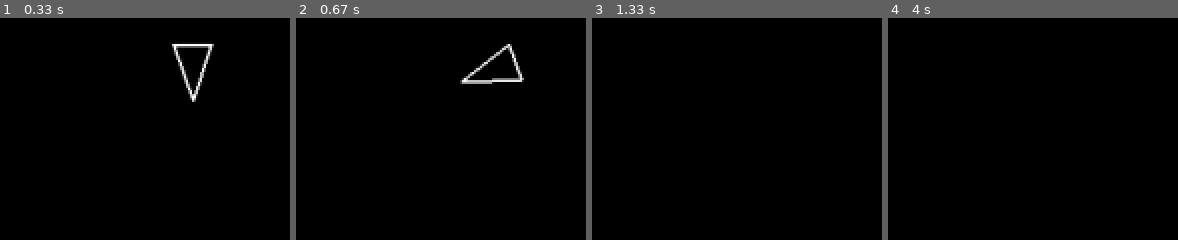
Above: before the commit, frames 1-4 (left to right).
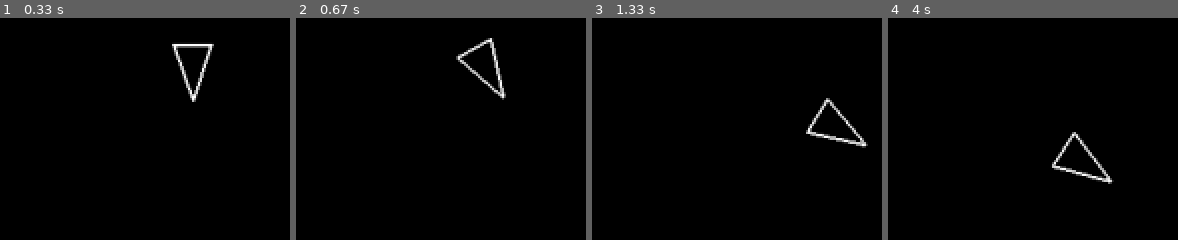
Above: after the commit, the same moments.

Repository: tianist/Asteroids-Pygame
Game: pygame game, started from main.py
Same seed, same stepped clock (60 frames per second), same inputs: the game is played once before the commit and once after it.
Inputs:
- Up to frame 1 (0.33 s): no input
- Up to frame 2 (0.67 s): hold D from 0.33 s (still down)
- Up to frame 3 (1.33 s): release D at 0.8 s; hold W 0.83-1.13 s; hold D from 1.17 s (still down)
- Up to frame 4 (4 s): release D at 1.63 s; hold A 1.67-2.2 s; hold S 2.23-2.53 s; hold A 2.57-2.97 s; hold W 3-3.37 s; hold D from 3.4 s (still down)

Frame 1 is identical in both runs. In frame 2, 1.9% of the frame differs, in the area x 55-79%, y 9-37%; in frame 3, 1.0%; in frame 4, 1.1%.

Commit message:
More Fixes, updateable, drawable groups

Diff:
--- a/constants.py
+++ b/constants.py
@@ -2,5 +2,5 @@
 SCREEN_HEIGHT = 720
 PLAYER_RADIUS = 20
 LINE_WIDTH = 2
-PLAYER_TURN_SPEED = 10
-PLAYER_SPEED = 20
+PLAYER_TURN_SPEED = 100
+PLAYER_SPEED = 200
--- a/main.py
+++ b/main.py
@@ -4,21 +4,25 @@
 from player import Player
 
 def main():
+    pygame.init()
     screen = pygame.display.set_mode((SCREEN_WIDTH, SCREEN_HEIGHT))
     clock = pygame.time.Clock()
-    dt = 0
+    dt = clock.tick(60) / 1000
+    running = True
+    updatable = pygame.sprite.Group()
+    drawable = pygame.sprite.Group()
+    Player.containers = (updatable, drawable)
     player = Player(SCREEN_WIDTH // 2, SCREEN_HEIGHT // 2)
-    running = True
     while running:
         for event in pygame.event.get():
             if event.type == pygame.QUIT:
                 running = False
+        screen.fill((0, 0, 0))
+        for entity in drawable:
+            entity.draw(screen)
+        updatable.update(dt)
         log_state()
-        screen.fill((0, 0, 0))
-        player.draw(screen)
-        player.update(dt)
         pygame.display.flip()
-        dt = clock.tick(60)
     pygame.quit()
 
 if __name__ == "__main__":
